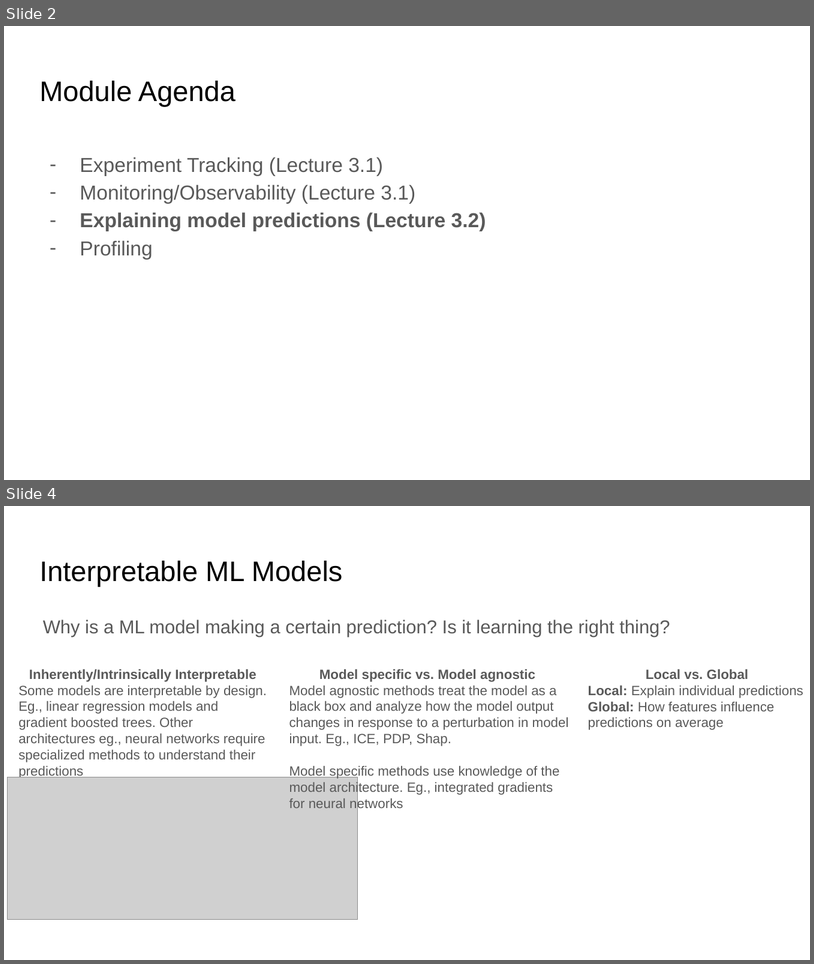
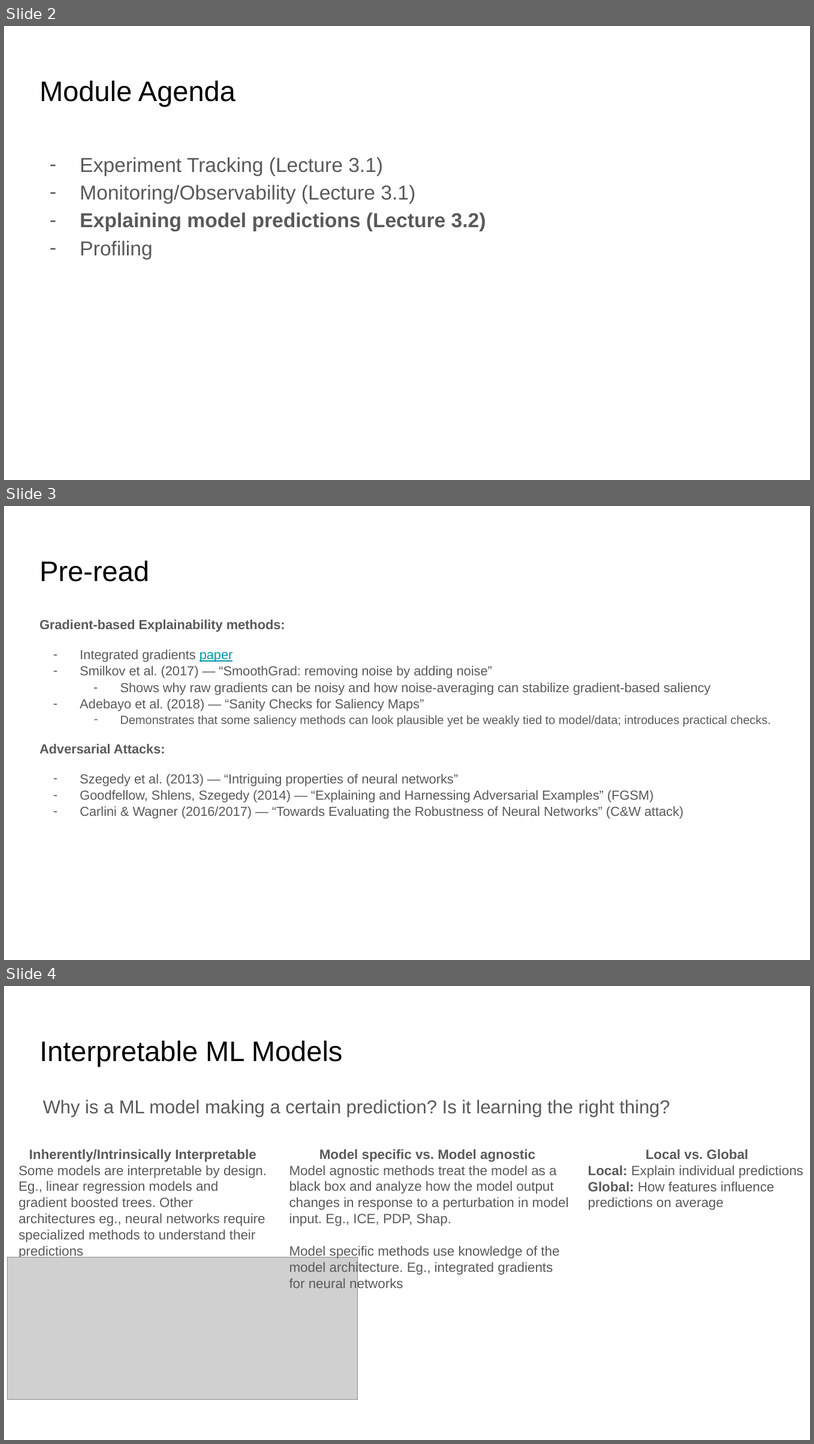
Before and after one commit to ankur6ue/deep-learning-course, a slide deck: Module 3/class_3.3/deep_learning_course_class_3.3.pptx. Shown one above the other, each under a label of ours: slides 2 and 4 before the commit, slides 2, 3 and 4 after it; the slides between them are not shown. The pictures are 814x964 and 814x1444 pixels, drawn with LibreOffice and Linux fonts; fonts in the diff are those of the drawing; grey boxes stand for pictures. Boxes give left, top, right and bottom in pixels: in the first picture for what was removed or moved away, otherwise in the second. Text is boxed around its words. In the diff, an @@ line names an element or a change of style, - is before the commit and + after.

Commit message:
Updated lecture 3.3 slides and code

```diff
--- a/Module 3/class_3.3/deep_learning_course_class_3.3.pptx
+++ b/Module 3/class_3.3/deep_learning_course_class_3.3.pptx
@@ slide 3 added at [4,506,810,960], background #FFFFFF @@
@@ title added at [39,561,149,582], 25.2 pt, text #000000 @@
+Pre-read
@@ text added at [39,619,771,819], 11.7 pt, text #595959 @@
+Gradient-based Explainability methods:
+– Integrated gradients paper
+– Smilkov et al. (2017) — “SmoothGrad: removing noise by adding noise”
+  – Shows why raw gradients can be noisy and how noise-averaging can stabilize gradient-based saliency
+– Adebayo et al. (2018) — “Sanity Checks for Saliency Maps”
+  – Demonstrates that some saliency methods can look plausible yet be weakly tied to model/data; introduces practical checks.
+Adversarial Attacks:
+– Szegedy et al. (2013) — “Intriguing properties of neural networks”
+– Goodfellow, Shlens, Szegedy (2014) — “Explaining and Harnessing Adversarial Examples” (FGSM)
+– Carlini & Wagner (2016/2017) — “Towards Evaluating the Robustness of Neural Networks” (C&W attack)
```
Also in this commit, not shown: 1 slide changed, 1 slide removed, 3 other files.
